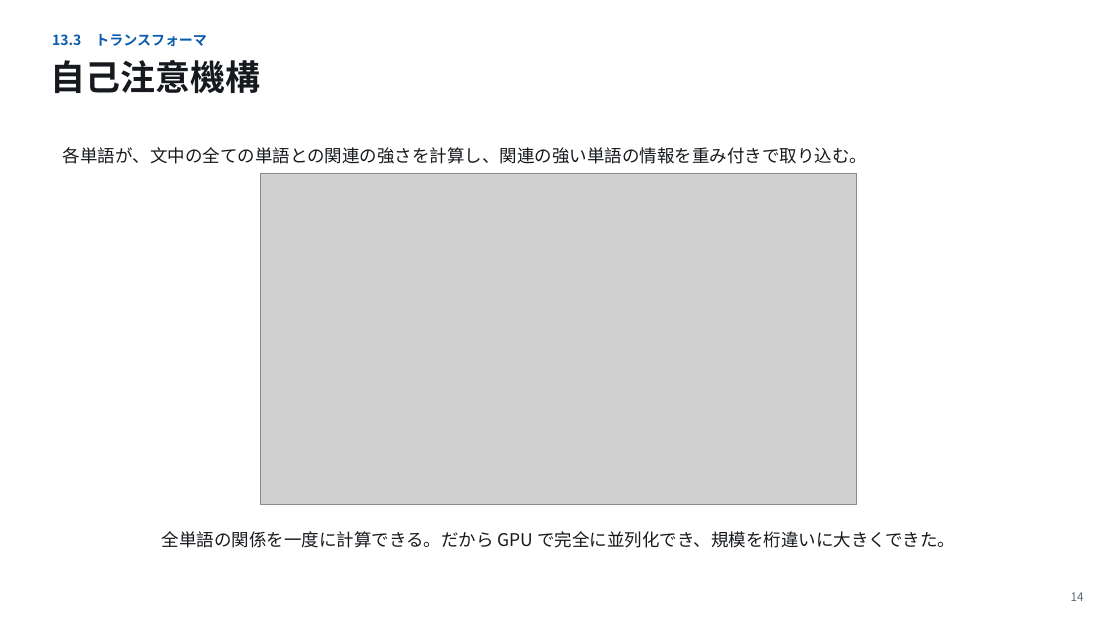
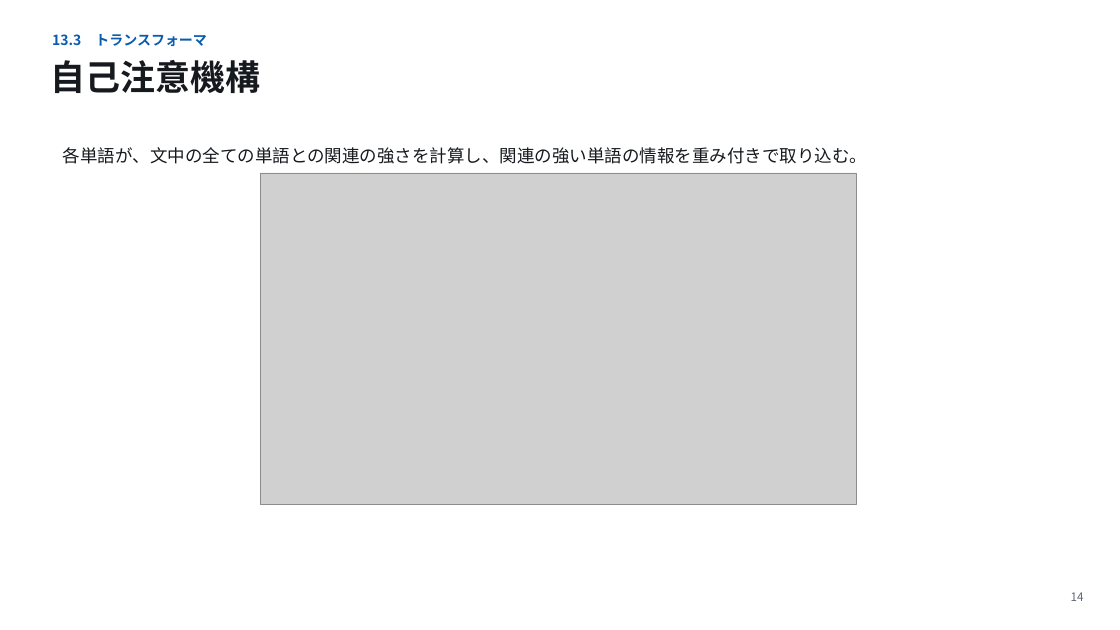
Before and after one commit to koide55/CompOutline, a slide deck: slide 14 of slides/第13回_機械学習からLLM・エージェントAIへ.pptx. Drawn at 1120x630 pixels with LibreOffice and Linux fonts; fonts in the diff are those of the drawing; grey boxes stand for pictures. Boxes give left, top, right and bottom in pixels: in the first picture for what was removed or moved away, otherwise in the second. Text is boxed around its words. In the diff, an @@ line names an element or a change of style, - is before the commit and + after.

```diff
--- a/slides/第13回_機械学習からLLM・エージェントAIへ.pptx
+++ b/slides/第13回_機械学習からLLM・エージェントAIへ.pptx
@@ text removed at [162,531,955,548] @@
-全単語の関係を一度に計算できる。だから GPU で完全に並列化でき、規模を桁違いに大きくできた。
```
Also in this commit, not shown: 23 other files.
